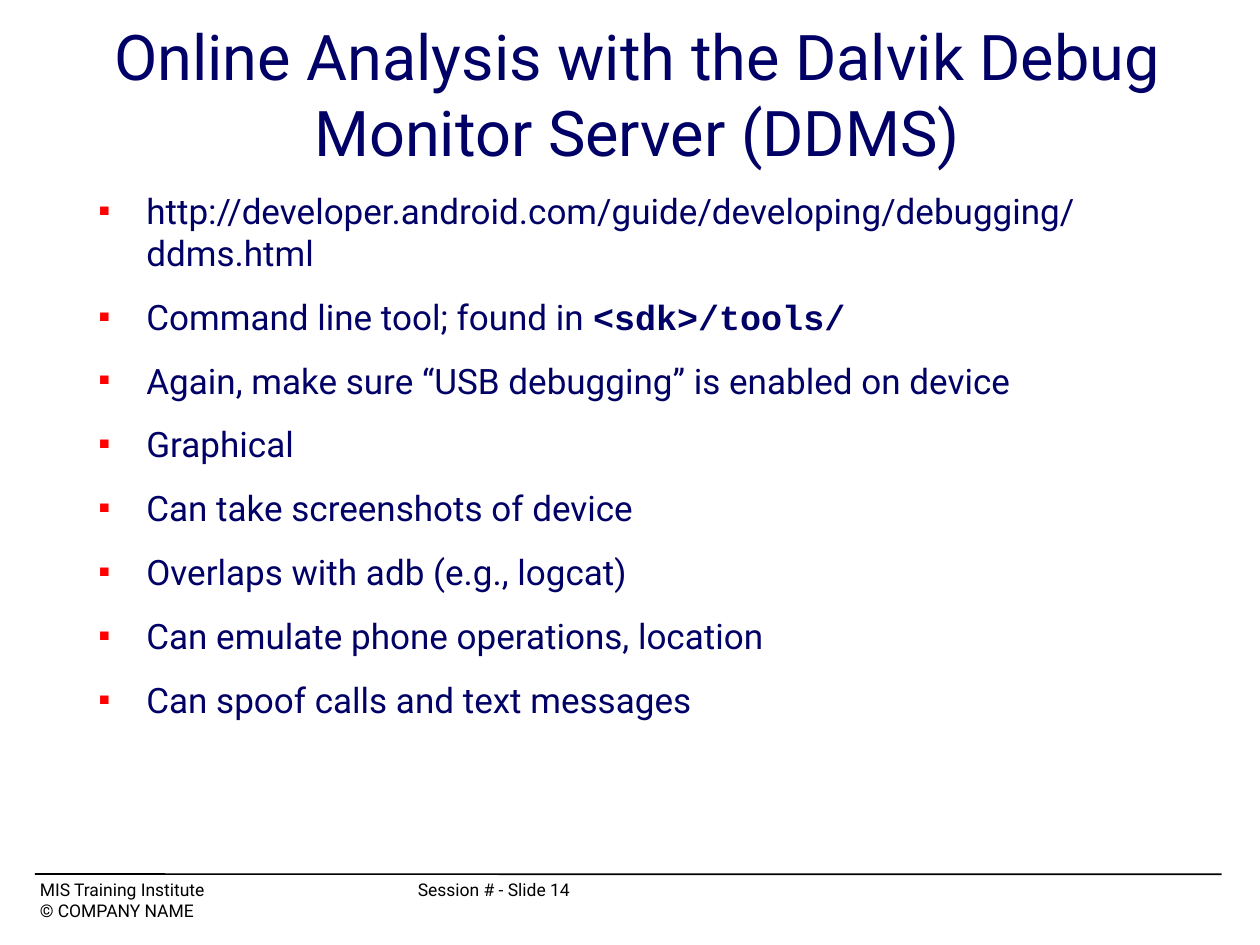
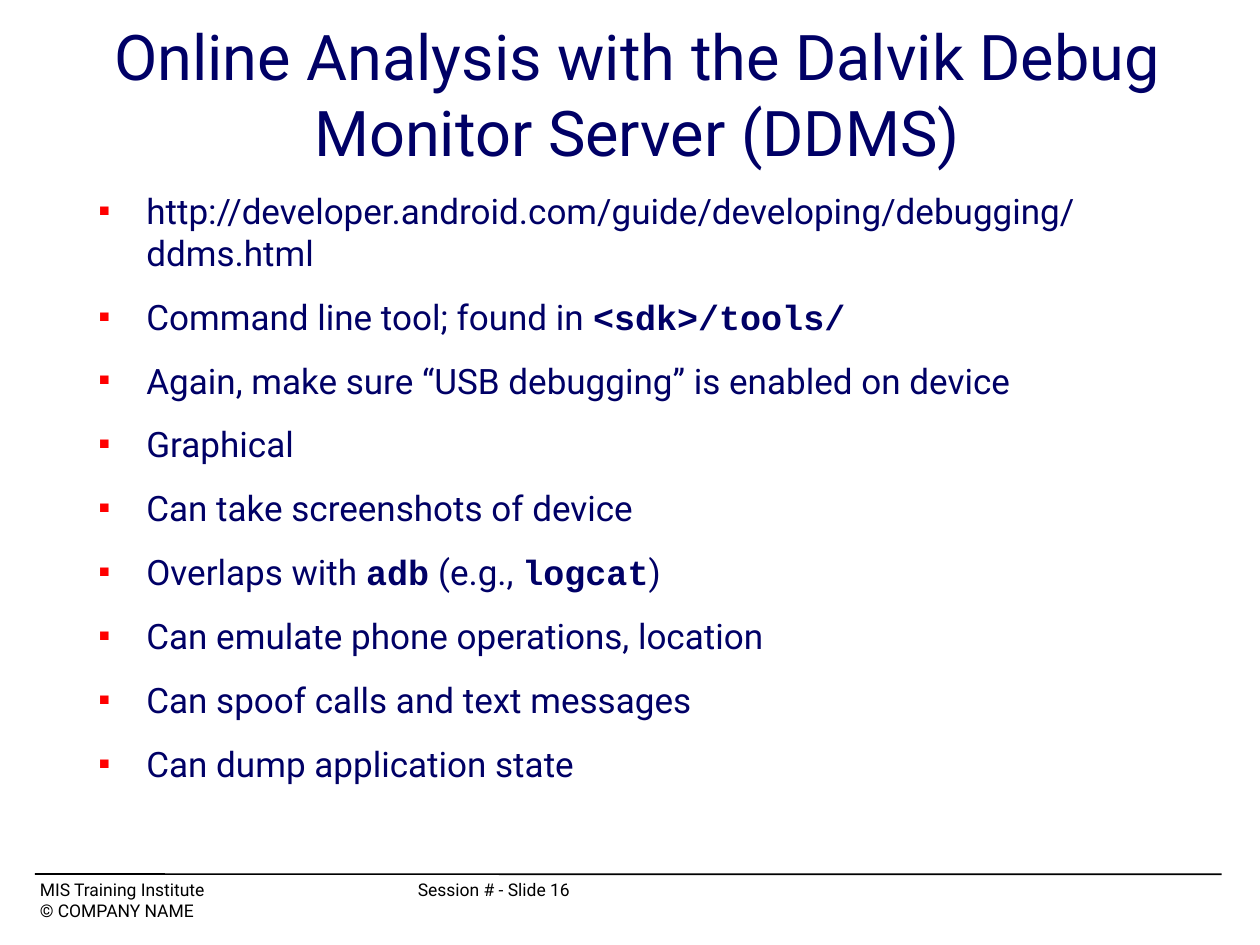
Before and after one commit to mchow01/Security, a slide deck: slide 16 of forensics/android/OS12_C4-mchow.ppt (slide 14 before the commit). Drawn at 1260x945 pixels with LibreOffice and Linux fonts; fonts in the diff are those of the drawing. Boxes give left, top, right and bottom in pixels: in the first picture for what was removed or moved away, otherwise in the second. Text is boxed around its words. In the diff, an @@ line names an element or a change of style, - is before the commit and + after.

```diff
--- a/forensics/android/OS12_C4-mchow.ppt
+++ b/forensics/android/OS12_C4-mchow.ppt
@@ text at (x1=146, y1=557, x2=660, y2=593): font Roboto to Courier New, bold on in "adb logcat)" @@
@@ text at (x1=146, y1=750, x2=574, y2=784): paragraph added @@
+■ Can dump application state
@@ text at (x1=40, y1=883, x2=570, y2=900): text changed @@
-MIS Training Institute Session # - Slide 14
+MIS Training Institute Session # - Slide 16
```
Also in this commit, not shown: 9 other slides changed, 2 slides added, 29 other files.
